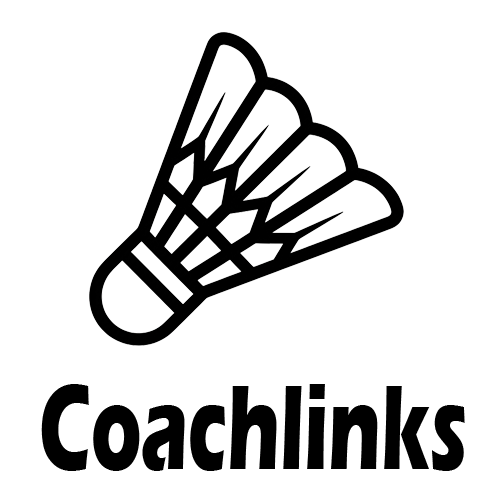
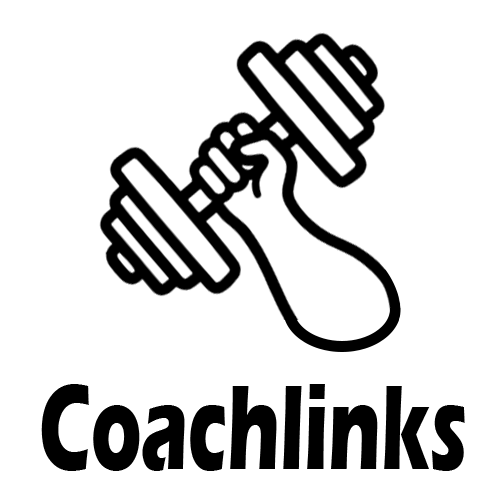
Two versions of the same layered image (w=500, h=500). Layer-by-layer changes:
hid "圖層 8" over (89, 32, 404, 346)
showed "圖層 9", painted on it over (89, 32, 404, 352)